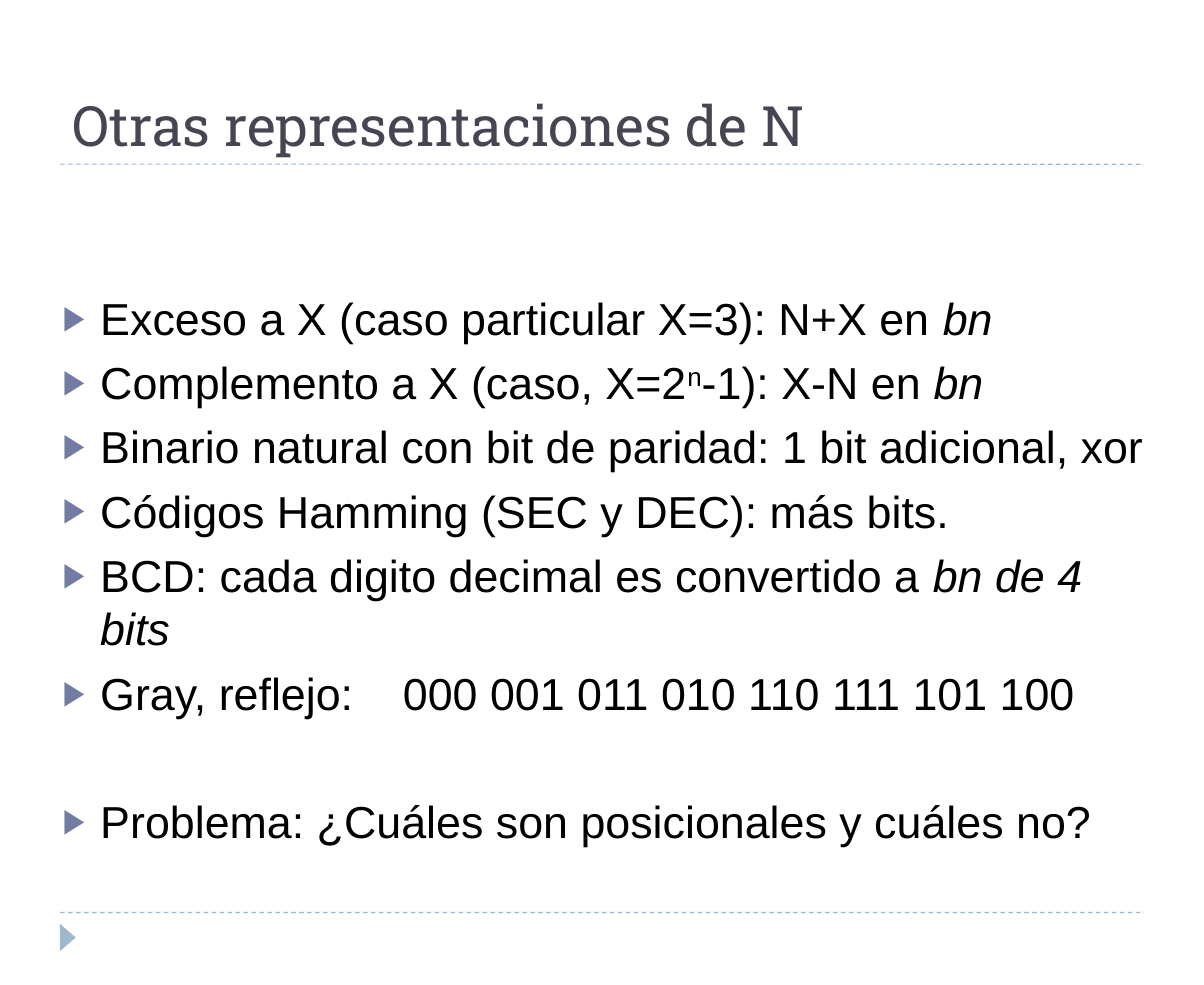
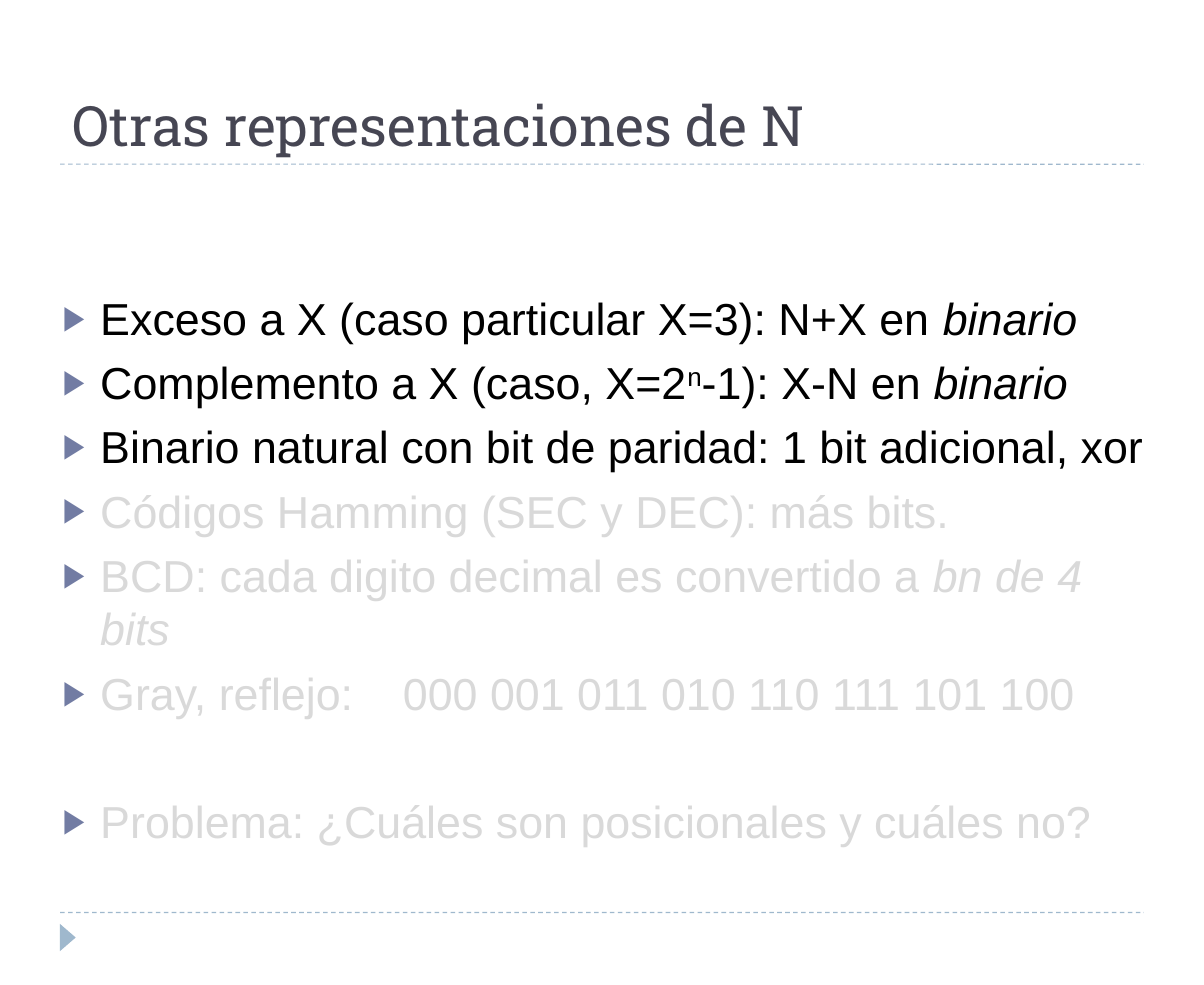
Before and after one commit to luisfromero/fucomp, a slide deck: slide 24 of temas/tema2.pptx (slide 23 before the commit). Drawn at 1204x985 pixels with LibreOffice and Linux fonts; fonts in the diff are those of the drawing. Boxes give left, top, right and bottom in pixels: in the first picture for what was removed or moved away, otherwise in the second. Text is boxed around its words. In the diff, an @@ line names an element or a change of style, - is before the commit and + after.

```diff
--- a/temas/tema2.pptx
+++ b/temas/tema2.pptx
@@ text at [100,302,1077,408]: text changed @@
-▶ Exceso a X (caso particular X=3): N+X en bn
-▶ Complemento a X (caso, X=2n-1): X-N en bn
+▶ Exceso a X (caso particular X=3): N+X en binario
+▶ Complemento a X (caso, X=2n-1): X-N en binario
@@ text at [100,488,1091,848]: text colour #000000 to #D9D9D9 in "Códigos Hamming (SEC y DEC): más bits.", "BCD: cada digito decimal es convertido a ...", "Gray, reflejo: 000 001 011 010 110 ...", "Problema: ¿Cuáles son posicionales y cuáles no?" @@
```
Also in this commit, not shown: 3 other slides changed, 1 slide added, 3 other files.
